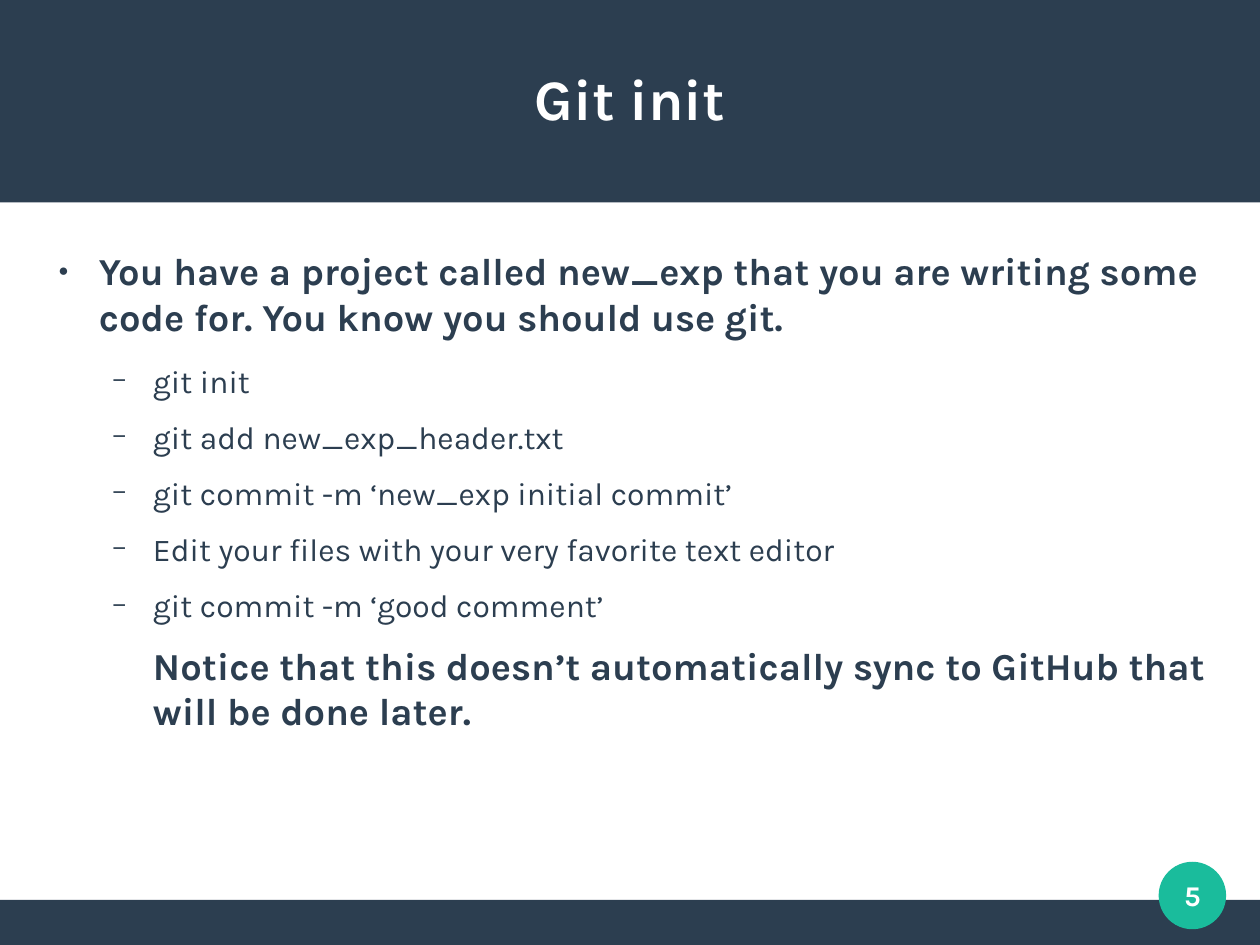
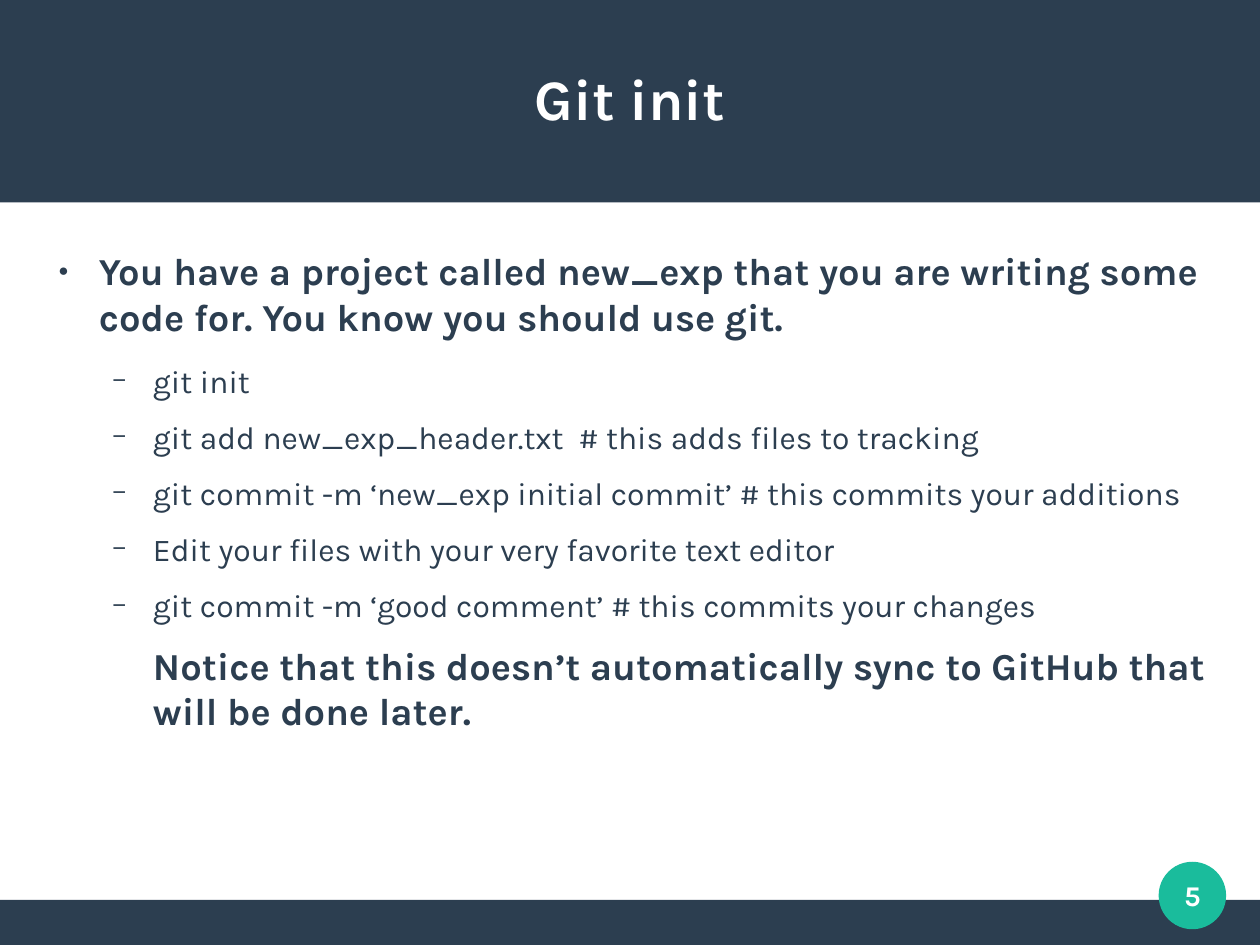
Before and after one commit to demetriushrowland/GithubClinic, a slide deck: slide 5 of Prelim Slides.odp. Drawn at 1260x945 pixels with LibreOffice and Linux fonts; fonts in the diff are those of the drawing. Boxes give left, top, right and bottom in pixels: in the first picture for what was removed or moved away, otherwise in the second. Text is boxed around its words. In the diff, an @@ line names an element or a change of style, - is before the commit and + after.

```diff
--- a/Prelim Slides.odp
+++ b/Prelim Slides.odp
@@ text at [153, 427, 1180, 513]: text changed @@
-  − git add new_exp_header.txt
-  − git commit -m ‘new_exp initial commit’
+  − git add new_exp_header.txt # this adds files to tracking
+  − git commit -m ‘new_exp initial commit’ # this commits your additions
@@ text at [153, 595, 1036, 625]: text changed @@
-  − git commit -m ‘good comment’
+  − git commit -m ‘good comment’ # this commits your changes
```
Also in this commit, not shown: 1 other slide changed, 3 slides added.
